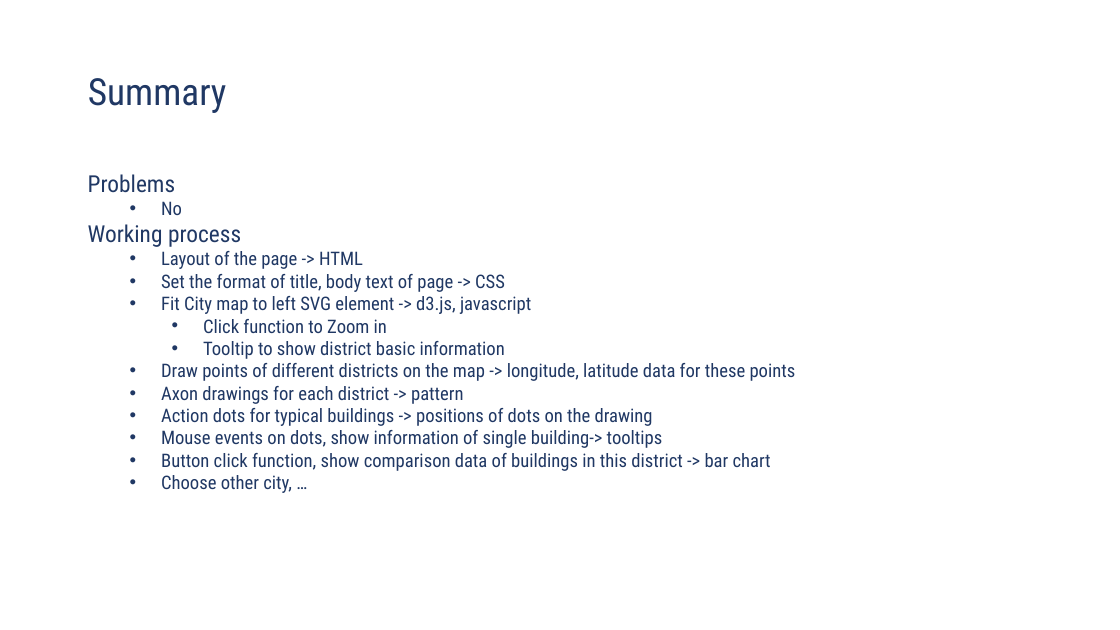
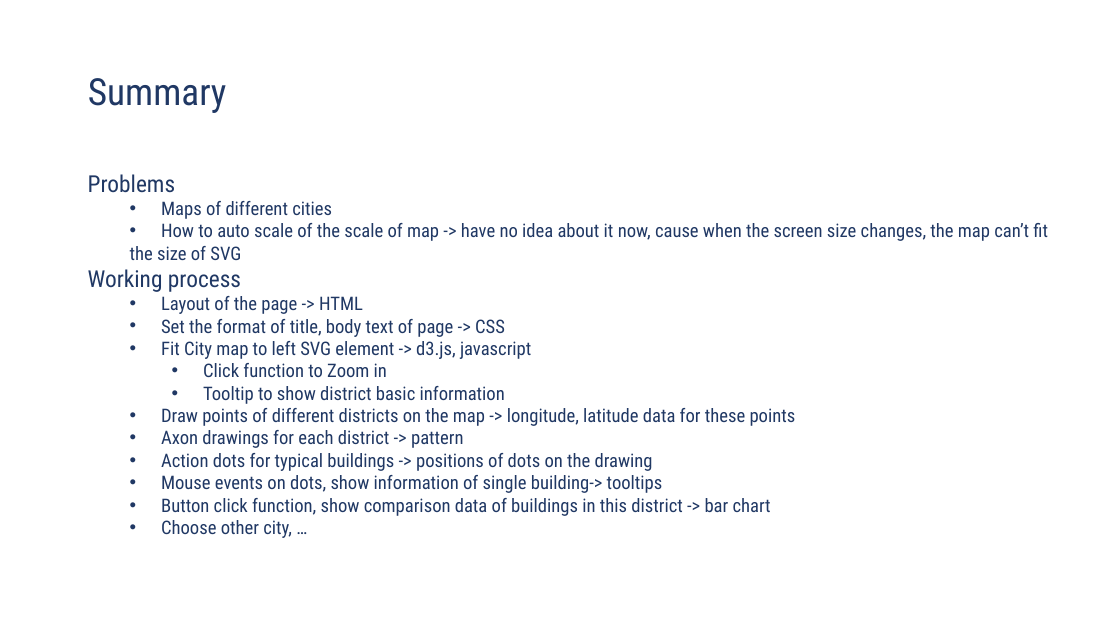
Before and after one commit to VizTechFall2017/week9-YuanhongShi, a slide deck: slide 5 of PS02/Final Project-VisualTech.pptx. Drawn at 1120x630 pixels with LibreOffice and Linux fonts; fonts in the diff are those of the drawing. Boxes give left, top, right and bottom in pixels: in the first picture for what was removed or moved away, otherwise in the second. Text is boxed around its words. In the diff, an @@ line names an element or a change of style, - is before the commit and + after.

Commit message:
update the ppt file

```diff
--- a/PS02/Final Project-VisualTech.pptx
+++ b/PS02/Final Project-VisualTech.pptx
@@ text at (x1=130, y1=201, x2=1048, y2=260): text changed @@
-  • No
+  • Maps of different cities
+  • How to auto scale of the scale of map -> have no idea about it now, cause when the screen size changes, the map can’t fit
+  the size of SVG
```
